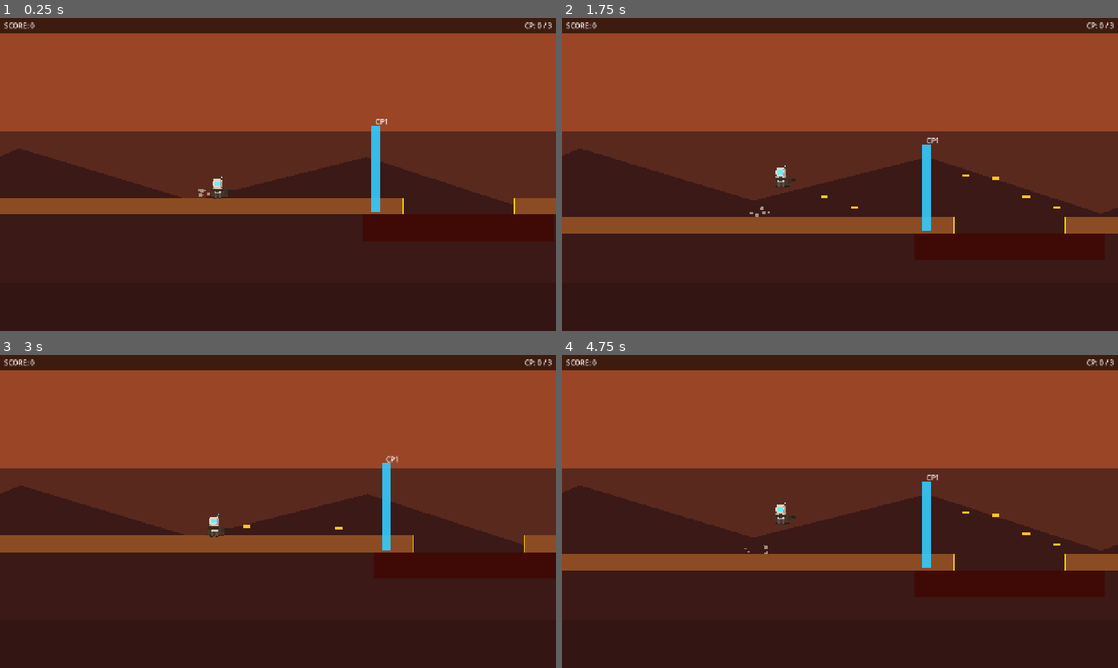
Above: before the commit, frames 1-4 (two rows, left to right).
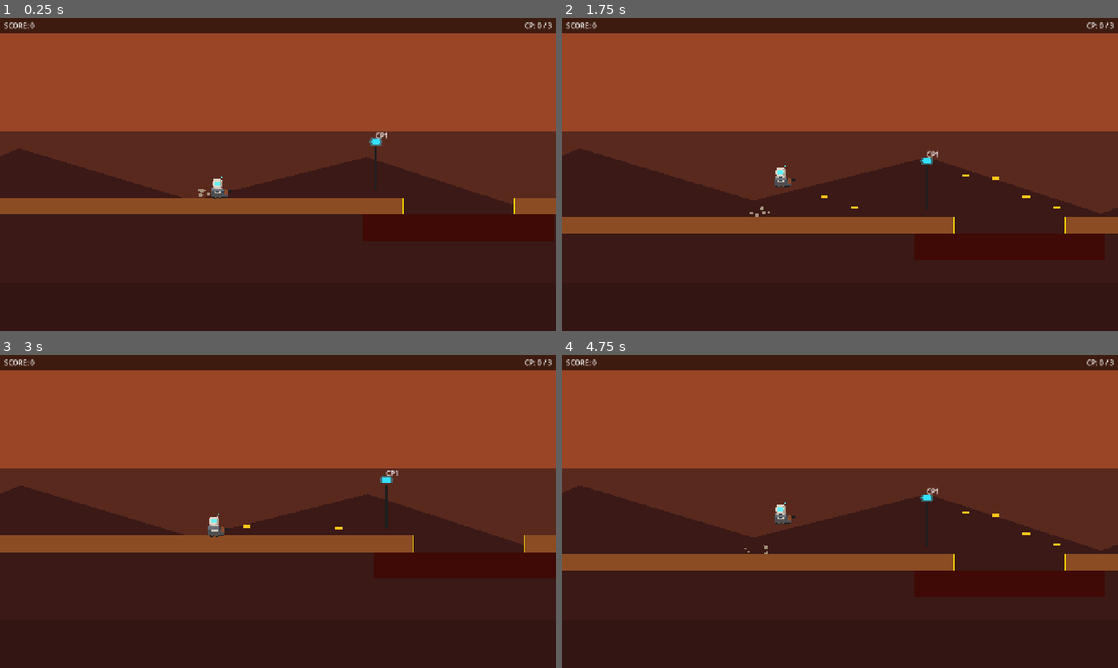
Above: after the commit, the same moments.

Repository: NGKsSystems/NGKs_Crater_Wardens-
Game: Godot game, scene res://scenes/level/test_lane.tscn
The game is run twice, just before and just after one commit, with the same random seed, the same clock (stepped at 60 frames per second) and the same inputs.
Inputs:
- Up to frame 1 (0.25 s): no input
- Up to frame 2 (1.75 s): tap Enter at 0.5 s; hold Z (fire_forward) from 0.53 s (still down); tap R at 0.6, 1.35 s; tap Space (jump) at 0.77, 1.52 s
- Up to frame 3 (3 s): release Z (fire_forward) at 2.03 s; tap R at 2.1, 2.85 s; hold Z (fire_forward) from 2.78 s (still down)
- Up to frame 4 (4.75 s): tap Space (jump) at 3.02, 3.77, 4.52 s; tap R at 3.6, 4.35 s; release Z (fire_forward) at 4.28 s

The runs differ from the first frame. In frame 1, 0.6% of the frame differs, in the area x 38-70%, y 32-62%; in frame 2, 0.6%; in frame 3, 0.5%; in frame 4, 0.6%.

Commit message:
Phase 16: Visual readability pass - steel-gray rover palette, Mars beacon checkpoints/finish

Diff:
--- a/scenes/level/checkpoint_marker.tscn
+++ b/scenes/level/checkpoint_marker.tscn
@@ -17,12 +17,20 @@
 [node name="CollisionShape2D" type="CollisionShape2D" parent="."]
 shape = SubResource("Shape1")
 
-[node name="Visual" type="Polygon2D" parent="."]
-polygon = PackedVector2Array(-10, -100, 10, -100, 10, 100, -10, 100)
-color = Color(0.2, 0.8, 1.0, 0.9)
+[node name="PostBase" type="Polygon2D" parent="."]
+polygon = PackedVector2Array(-3, -50, 3, -50, 3, 50, -3, 50)
+color = Color(0.118, 0.122, 0.133, 1)
+
+[node name="BeaconGlow" type="Polygon2D" parent="."]
+polygon = PackedVector2Array(-12, -70, 12, -70, 16, -62, 12, -54, -12, -54, -16, -62)
+color = Color(0.2, 0.9, 1.0, 0.35)
+
+[node name="BeaconHead" type="Polygon2D" parent="."]
+polygon = PackedVector2Array(-8, -68, 8, -68, 10, -62, 8, -56, -8, -56, -10, -62)
+color = Color(0.2, 0.88, 1.0, 1.0)
 
 [node name="Label" type="Label" parent="."]
-position = Vector2(-16, -120)
+position = Vector2(-16, -88)
 size = Vector2(60, 20)
 text = "CP"
 horizontal_alignment = 1
--- a/scenes/level/test_lane.tscn
+++ b/scenes/level/test_lane.tscn
@@ -177,12 +177,20 @@
 [node name="CollisionShape2D" type="CollisionShape2D" parent="FinishTrigger"]
 shape = SubResource("ShapeFT")
 
-[node name="Visual" type="Polygon2D" parent="FinishTrigger"]
-polygon = PackedVector2Array(-20, -100, 20, -100, 20, 100, -20, 100)
-color = Color(0.0, 0.9, 1.0, 0.9)
+[node name="PostBase" type="Polygon2D" parent="FinishTrigger"]
+polygon = PackedVector2Array(-4, -65, 4, -65, 4, 60, -4, 60)
+color = Color(0.118, 0.122, 0.133, 1)
+
+[node name="BeaconGlow" type="Polygon2D" parent="FinishTrigger"]
+polygon = PackedVector2Array(-15, -82, 15, -82, 20, -72, 15, -62, -15, -62, -20, -72)
+color = Color(0.2, 0.9, 1.0, 0.45)
+
+[node name="BeaconHead" type="Polygon2D" parent="FinishTrigger"]
+polygon = PackedVector2Array(-10, -80, 10, -80, 14, -72, 10, -64, -10, -64, -14, -72)
+color = Color(0.15, 0.95, 1.0, 1.0)
 
 [node name="Label" type="Label" parent="FinishTrigger"]
-position = Vector2(-24, -122)
+position = Vector2(-24, -100)
 size = Vector2(72, 20)
 text = "FINISH"
 horizontal_alignment = 1
--- a/scenes/level/test_lane_2.tscn
+++ b/scenes/level/test_lane_2.tscn
@@ -200,12 +200,20 @@
 [node name="CollisionShape2D" type="CollisionShape2D" parent="FinishTrigger"]
 shape = SubResource("ShapeFT2")
 
-[node name="Visual" type="Polygon2D" parent="FinishTrigger"]
-polygon = PackedVector2Array(-20, -100, 20, -100, 20, 100, -20, 100)
-color = Color(0.0, 0.9, 1.0, 0.9)
+[node name="PostBase" type="Polygon2D" parent="FinishTrigger"]
+polygon = PackedVector2Array(-4, -65, 4, -65, 4, 60, -4, 60)
+color = Color(0.118, 0.122, 0.133, 1)
+
+[node name="BeaconGlow" type="Polygon2D" parent="FinishTrigger"]
+polygon = PackedVector2Array(-15, -82, 15, -82, 20, -72, 15, -62, -15, -62, -20, -72)
+color = Color(0.2, 0.9, 1.0, 0.45)
+
+[node name="BeaconHead" type="Polygon2D" parent="FinishTrigger"]
+polygon = PackedVector2Array(-10, -80, 10, -80, 14, -72, 10, -64, -10, -64, -14, -72)
+color = Color(0.15, 0.95, 1.0, 1.0)
 
 [node name="Label" type="Label" parent="FinishTrigger"]
-position = Vector2(-24, -122)
+position = Vector2(-24, -100)
 size = Vector2(72, 20)
 text = "FINISH"
 horizontal_alignment = 1
--- a/scenes/level/test_lane_3.tscn
+++ b/scenes/level/test_lane_3.tscn
@@ -223,12 +223,20 @@
 [node name="CollisionShape2D" type="CollisionShape2D" parent="FinishTrigger"]
 shape = SubResource("ShapeFT3")
 
-[node name="Visual" type="Polygon2D" parent="FinishTrigger"]
-polygon = PackedVector2Array(-20, -100, 20, -100, 20, 100, -20, 100)
-color = Color(0.0, 0.9, 1.0, 0.9)
+[node name="PostBase" type="Polygon2D" parent="FinishTrigger"]
+polygon = PackedVector2Array(-4, -65, 4, -65, 4, 60, -4, 60)
+color = Color(0.118, 0.122, 0.133, 1)
+
+[node name="BeaconGlow" type="Polygon2D" parent="FinishTrigger"]
+polygon = PackedVector2Array(-15, -82, 15, -82, 20, -72, 15, -62, -15, -62, -20, -72)
+color = Color(0.2, 0.9, 1.0, 0.45)
+
+[node name="BeaconHead" type="Polygon2D" parent="FinishTrigger"]
+polygon = PackedVector2Array(-10, -80, 10, -80, 14, -72, 10, -64, -10, -64, -14, -72)
+color = Color(0.15, 0.95, 1.0, 1.0)
 
 [node name="Label" type="Label" parent="FinishTrigger"]
-position = Vector2(-24, -122)
+position = Vector2(-24, -100)
 size = Vector2(72, 20)
 text = "FINISH"
 horizontal_alignment = 1
--- a/scenes/player/rover.tscn
+++ b/scenes/player/rover.tscn
@@ -17,21 +17,21 @@
 
 [node name="WheelPodL" type="Polygon2D" parent="."]
 position = Vector2(-10, 8)
-color = Color(0.14, 0.11, 0.09, 1)
+color = Color(0.118, 0.122, 0.133, 1)
 polygon = PackedVector2Array(-7, -1, 7, -1, 7, 6, -7, 6)
 
 [node name="WheelPodR" type="Polygon2D" parent="."]
 position = Vector2(10, 8)
-color = Color(0.14, 0.11, 0.09, 1)
+color = Color(0.118, 0.122, 0.133, 1)
 polygon = PackedVector2Array(-7, -1, 7, -1, 7, 6, -7, 6)
 
 [node name="Body" type="Polygon2D" parent="."]
-color = Color(0.30, 0.20, 0.14, 1)
+color = Color(0.290, 0.310, 0.333, 1)
 polygon = PackedVector2Array(-20, -6, -20, 10, 18, 10, 20, 6, 20, -2, 14, -7)
 
 [node name="CabinDome" type="Polygon2D" parent="."]
 position = Vector2(-8, 0)
-color = Color(0.25, 0.16, 0.11, 1)
+color = Color(0.416, 0.439, 0.471, 1)
 polygon = PackedVector2Array(-10, -10, -10, -6, 8, -6, 10, -8, 6, -12, -6, -12)
 
 [node name="MaxwellVisual" parent="." instance=ExtResource("3")]
@@ -40,17 +40,17 @@
 
 [node name="CabinRim" type="Polygon2D" parent="."]
 position = Vector2(-6, -5)
-color = Color(0.24, 0.15, 0.10, 1)
+color = Color(0.416, 0.439, 0.471, 1)
 polygon = PackedVector2Array(-12, -3, 14, -3, 14, 3, -12, 3)
 
 [node name="NosePlate" type="Polygon2D" parent="."]
 position = Vector2(14, 0)
-color = Color(0.26, 0.17, 0.12, 1)
+color = Color(0.541, 0.290, 0.165, 1)
 polygon = PackedVector2Array(-2, -8, 6, -4, 6, 4, -2, 8)
 
 [node name="FrontBlaster" type="Polygon2D" parent="."]
 position = Vector2(20, -2)
-color = Color(0.14, 0.13, 0.13, 1)
+color = Color(0.118, 0.122, 0.133, 1)
 polygon = PackedVector2Array(0, -2, 10, -2, 10, 2, 0, 2)
 
 [node name="Camera2D" type="Camera2D" parent="."]
